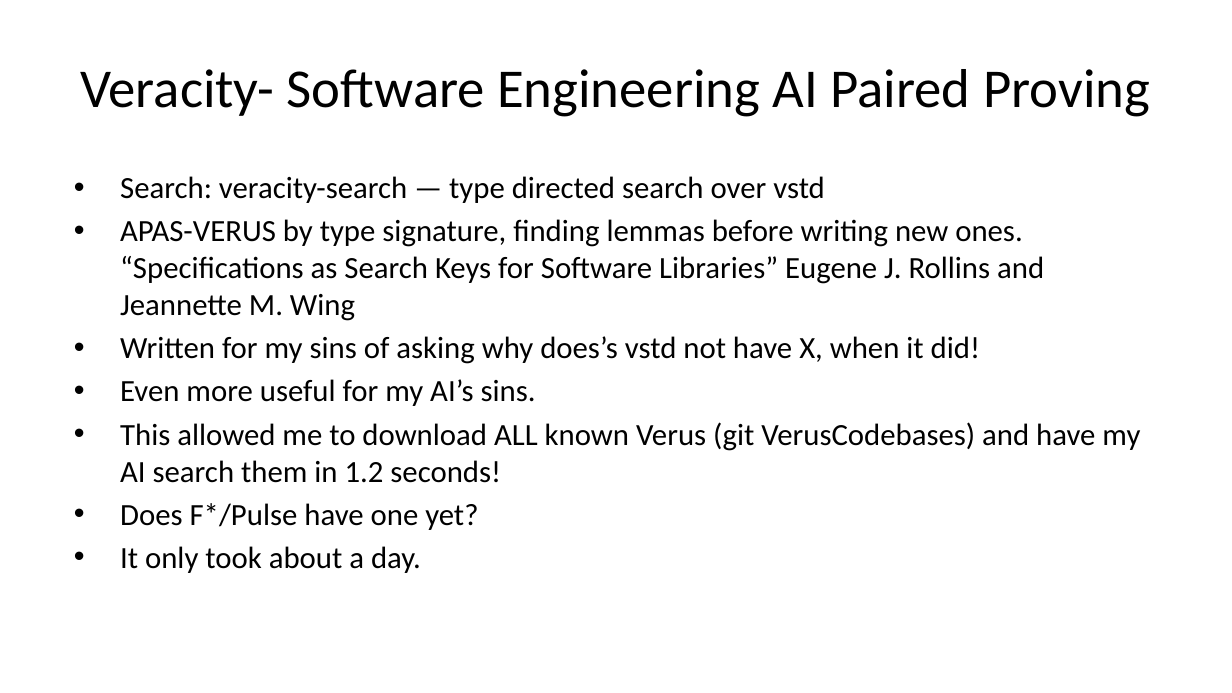
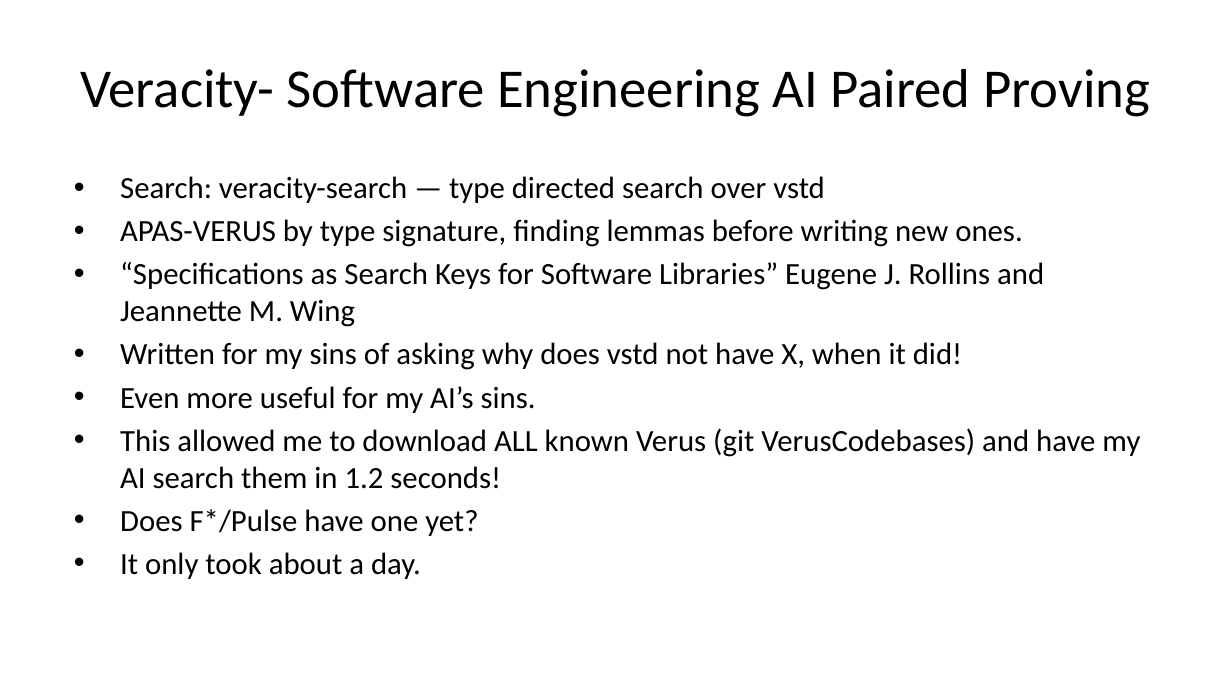
Before and after one commit to briangmilnes/APAS-VERUS, a slide deck: slide 41 of lectures/slidesMSR.pptx (slide 36 before the commit). Drawn at 1232x693 pixels with LibreOffice and Linux fonts; fonts in the diff are those of the drawing. Boxes give left, top, right and bottom in pixels: in the first picture for what was removed or moved away, otherwise in the second. Text is boxed around its words. In the diff, an @@ line names an element or a change of style, - is before the commit and + after.

```diff
--- a/lectures/slidesMSR.pptx
+++ b/lectures/slidesMSR.pptx
@@ text at [120,219,1044,370]: text changed @@
-• APAS-VERUS by type signature, finding lemmas before writing new ones. “Specifications as Search Keys for Software Libraries” Eugene J. Rollins and Jeannette M. Wing
-• Written for my sins of asking why does’s vstd not have X, when it did!
+• APAS-VERUS by type signature, finding lemmas before writing new ones.
+• “Specifications as Search Keys for Software Libraries” Eugene J. Rollins and Jeannette M. Wing
+• Written for my sins of asking why does vstd not have X, when it did!
```
Also in this commit, not shown: 19 other slides changed, 6 slides added, 1 other file.
